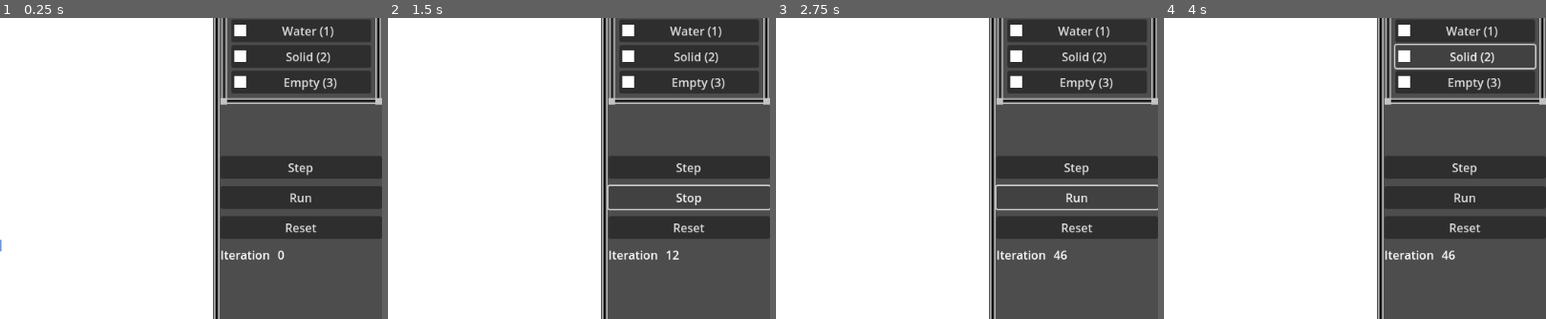
Above: before the commit, frames 1-4 (left to right).
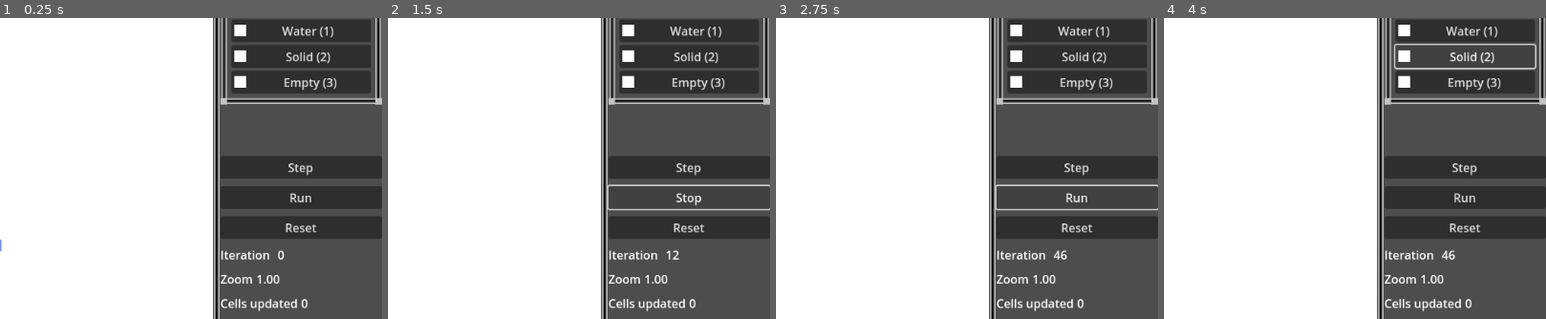
Above: after the commit, the same moments.

Repository: lycilph/GodotCreeper
Game: Godot game, scene res://FluidSimulation/fluid_simulation_node.tscn
Two runs of this game, one before a commit and one after it. Both use one fixed random seed, a clock stepped at 60 frames per second and the inputs below.
Inputs:
- Up to frame 1 (0.25 s): no input
- Up to frame 2 (1.5 s): click "Step" at 0.5 s; click "Run" at 1.25 s
- Up to frame 3 (2.75 s): click "Stop" at 2 s
- Up to frame 4 (4 s): click "Water (1)" at 2.75 s; click "Solid (2)" at 3.5 s
The pictures show only the part of the screen within x 50-100%, y 13-63%; the shares and areas given below are measured in that part.

The runs differ from the first frame. In frame 1, 0.6% of the frame differs, in the area x 57-81%, y 85-98%; in frame 2, 0.6%; in frame 3, 0.6%; in frame 4, 0.6%.

Commit message:
Misc

Diff:
--- a/TestProject/FluidSimulation/cell_renderer.gd
+++ b/TestProject/FluidSimulation/cell_renderer.gd
@@ -12,6 +12,7 @@
 
 var grid : Grid
 var tile_size : int
+var zoom_level : float
 
 
 func _ready():
@@ -70,16 +71,17 @@
 
 	for i in grid.cells.size():
 		cell = grid.cells[i]
-		if (cell.settled):
+		if (cell.fluid > 0.0 and cell.settled):
 			x = i % grid.width
 			y = i / grid.width
 			pos = Vector2(x*tile_size, y*tile_size)
 			draw_texture(settled, pos)
 
-#	for i in grid.cells.size():
-#		cell = grid.cells[i]
-#		if (cell.fluid > 0):
-#			x = i % grid.width
-#			y = i / grid.width
-#			pos = Vector2(x*tile_size, (y+1)*tile_size)
-#			draw_string(font, pos, str(cell.fluid),HORIZONTAL_ALIGNMENT_CENTER,tile_size,16,Color.BLACK)
+	if (zoom_level > 1.5):
+		for i in grid.cells.size():
+			cell = grid.cells[i]
+			if (cell.fluid > 0):
+				x = i % grid.width
+				y = i / grid.width
+				pos = Vector2(x*tile_size, (y+1)*tile_size)
+				draw_string(font,pos,str(cell.fluid),HORIZONTAL_ALIGNMENT_CENTER,tile_size,8,Color.GREEN)
--- a/TestProject/FluidSimulation/creeper_fluid_simulator.gd
+++ b/TestProject/FluidSimulation/creeper_fluid_simulator.gd
@@ -10,12 +10,13 @@
 	grid = g
 
 
-func step():
+func step() -> int:
 	grid.reset_buffer()
 	iteration += 1
 
 	var cell
 	var flow
+	var cells_updated = 0
 	for y in range(grid.height-1,-1,-1):
 		for x in grid.width:
 			cell = grid.get_cell(x,y)
@@ -25,6 +26,10 @@
 				continue
 			if (cell.fluid == 0.0):
 				continue
+#			if (cell.settled):
+#				continue
+
+			cells_updated += 1
 
 			# Flow up
 			if (cell.up != null and cell.up.type == Cell.TYPE.BLANK):
@@ -83,4 +88,14 @@
 					cell.right.buffer += flow
 					cell.add_flow(Cell.RIGHT)
 
+			# Settle/unsettle cell
+			if (cell.buffer == 0):
+				cell.settle_count += 1
+				if (cell.settle_count >= 10):
+					cell.settled = true
+			else:
+				cell.unsettle_neighbors()
+
 	grid.update(0)
+
+	return cells_updated
--- a/TestProject/FluidSimulation/fluid_simulation_node.gd
+++ b/TestProject/FluidSimulation/fluid_simulation_node.gd
@@ -4,6 +4,9 @@
 @export var selection : Sprite2D
 @export var run_button : Button
 @export var iteration_label : Label
+@export var zoom_label : Label
+@export var cells_updated_label : Label
+@export var camera : Camera2D
 
 var grid : Grid
 var simulator : CreeperFluidSimulator
@@ -41,19 +44,50 @@
 			SelectionSprite2D.EMPTY:
 				cell.type = Cell.TYPE.BLANK
 				cell.fluid = 0.0
+		cell.unsettle_neighbors()
 
 	if (running):
-		simulator.step()
+		step_simulation()
+
 	iteration_label.text = str(simulator.iteration)
+	zoom_label.text = "%.2f" % camera.zoom.x
+	renderer.zoom_level = camera.zoom.x
 
 
-func _input(event):
+func _unhandled_input(event):
 	if (event.is_action_pressed("ui_cancel")):
 		get_tree().quit()
+	if (event.is_action_pressed("run_simulation")):
+		running = !running
+		if (running):
+			run_button.text = "Stop"
+		else:
+			run_button.text = "Run"
+	if (event.is_action_pressed("step_simulation")):
+		step_simulation()
+	if (event.is_action_pressed("zoom_in")):
+		camera.zoom.x *= 1.1
+		camera.zoom.y *= 1.1
+	if (event.is_action_pressed("zoom_out")):
+		camera.zoom.x *= 0.9
+		camera.zoom.y *= 0.9
+	if (event.is_action("ui_up")):
+		camera.position.y -= 10
+	if (event.is_action("ui_down")):
+		camera.position.y += 10
+	if (event.is_action("ui_left")):
+		camera.position.x -= 10
+	if (event.is_action("ui_right")):
+		camera.position.x += 10
+
+
+func step_simulation():
+	var cells_update = simulator.step()
+	cells_updated_label.text = str(cells_update)
 
 
 func _on_step_simulation_button_pressed():
-	simulator.step()
+	step_simulation()
 
 
 func _on_run_simulation_button_pressed():
--- a/TestProject/FluidSimulation/fluid_simulation_node.tscn
+++ b/TestProject/FluidSimulation/fluid_simulation_node.tscn
@@ -8,12 +8,15 @@
 [ext_resource type="Script" path="res://FluidSimulation/Selection.gd" id="6_sdk6k"]
 [ext_resource type="Texture2D" uid="uid://lk8qb0yiwvp6" path="res://Assets/frame.png" id="7_kwvoi"]
 
-[node name="FluidSimulationNode" type="Node2D" node_paths=PackedStringArray("renderer", "selection", "run_button", "iteration_label")]
+[node name="FluidSimulationNode" type="Node2D" node_paths=PackedStringArray("renderer", "selection", "run_button", "iteration_label", "zoom_label", "cells_updated_label", "camera")]
 script = ExtResource("1_yf4e0")
 renderer = NodePath("CellRenderer")
 selection = NodePath("Selection")
 run_button = NodePath("SimulationUI/VBoxContainer/RunSimulationButton")
 iteration_label = NodePath("SimulationUI/VBoxContainer/HBoxContainer/IterationLabel")
+zoom_label = NodePath("SimulationUI/VBoxContainer/HBoxContainer2/ZoomLabel")
+cells_updated_label = NodePath("SimulationUI/VBoxContainer/HBoxContainer3/CellsUpdatedLabel")
+camera = NodePath("Camera2D")
 
 [node name="BackgroundContainer" type="MarginContainer" parent="."]
 offset_right = 820.0
@@ -144,6 +147,31 @@
 layout_mode = 2
 text = "111"
 
+[node name="HBoxContainer2" type="HBoxContainer" parent="SimulationUI/VBoxContainer"]
+layout_mode = 2
+
+[node name="ZoomTextLabel" type="Label" parent="SimulationUI/VBoxContainer/HBoxContainer2"]
+layout_mode = 2
+text = "Zoom"
+
+[node name="ZoomLabel" type="Label" parent="SimulationUI/VBoxContainer/HBoxContainer2"]
+layout_mode = 2
+text = "1.00"
+
+[node name="HBoxContainer3" type="HBoxContainer" parent="SimulationUI/VBoxContainer"]
+layout_mode = 2
+
+[node name="CellsUpdatedTextLabel" type="Label" parent="SimulationUI/VBoxContainer/HBoxContainer3"]
+layout_mode = 2
+text = "Cells updated"
+
+[node name="CellsUpdatedLabel" type="Label" parent="SimulationUI/VBoxContainer/HBoxContainer3"]
+layout_mode = 2
+text = "0"
+
+[node name="Camera2D" type="Camera2D" parent="."]
+position = Vector2(520, 410)
+
 [connection signal="pressed" from="SimulationUI/VBoxContainer/MarginContainer/MarginContainer/VBoxContainer/SelectWaterButton" to="Selection" method="_on_select_water_button_pressed"]
 [connection signal="pressed" from="SimulationUI/VBoxContainer/MarginContainer/MarginContainer/VBoxContainer/SelectSolidButton" to="Selection" method="_on_select_solid_button_pressed"]
 [connection signal="pressed" from="SimulationUI/VBoxContainer/MarginContainer/MarginContainer/VBoxContainer/SelectEmptyButton" to="Selection" method="_on_select_empty_button_pressed"]
--- a/TestProject/project.godot
+++ b/TestProject/project.godot
@@ -27,6 +27,34 @@
 
 [input]
 
+ui_left={
+"deadzone": 0.5,
+"events": [Object(InputEventKey,"resource_local_to_scene":false,"resource_name":"","device":0,"window_id":0,"alt_pressed":false,"shift_pressed":false,"ctrl_pressed":false,"meta_pressed":false,"pressed":false,"keycode":4194319,"physical_keycode":0,"key_label":0,"unicode":4194319,"echo":false,"script":null)
+, Object(InputEventJoypadButton,"resource_local_to_scene":false,"resource_name":"","device":0,"button_index":13,"pressure":0.0,"pressed":false,"script":null)
+, Object(InputEventKey,"resource_local_to_scene":false,"resource_name":"","device":-1,"window_id":0,"alt_pressed":false,"shift_pressed":false,"ctrl_pressed":false,"meta_pressed":false,"pressed":false,"keycode":0,"physical_keycode":65,"key_label":0,"unicode":97,"echo":false,"script":null)
+]
+}
+ui_right={
+"deadzone": 0.5,
+"events": [Object(InputEventKey,"resource_local_to_scene":false,"resource_name":"","device":0,"window_id":0,"alt_pressed":false,"shift_pressed":false,"ctrl_pressed":false,"meta_pressed":false,"pressed":false,"keycode":4194321,"physical_keycode":0,"key_label":0,"unicode":4194321,"echo":false,"script":null)
+, Object(InputEventJoypadButton,"resource_local_to_scene":false,"resource_name":"","device":0,"button_index":14,"pressure":0.0,"pressed":false,"script":null)
+, Object(InputEventKey,"resource_local_to_scene":false,"resource_name":"","device":-1,"window_id":0,"alt_pressed":false,"shift_pressed":false,"ctrl_pressed":false,"meta_pressed":false,"pressed":false,"keycode":0,"physical_keycode":68,"key_label":0,"unicode":100,"echo":false,"script":null)
+]
+}
+ui_up={
+"deadzone": 0.5,
+"events": [Object(InputEventKey,"resource_local_to_scene":false,"resource_name":"","device":0,"window_id":0,"alt_pressed":false,"shift_pressed":false,"ctrl_pressed":false,"meta_pressed":false,"pressed":false,"keycode":4194320,"physical_keycode":0,"key_label":0,"unicode":4194320,"echo":false,"script":null)
+, Object(InputEventJoypadButton,"resource_local_to_scene":false,"resource_name":"","device":0,"button_index":11,"pressure":0.0,"pressed":false,"script":null)
+, Object(InputEventKey,"resource_local_to_scene":false,"resource_name":"","device":-1,"window_id":0,"alt_pressed":false,"shift_pressed":false,"ctrl_pressed":false,"meta_pressed":false,"pressed":false,"keycode":0,"physical_keycode":87,"key_label":0,"unicode":119,"echo":false,"script":null)
+]
+}
+ui_down={
+"deadzone": 0.5,
+"events": [Object(InputEventKey,"resource_local_to_scene":false,"resource_name":"","device":0,"window_id":0,"alt_pressed":false,"shift_pressed":false,"ctrl_pressed":false,"meta_pressed":false,"pressed":false,"keycode":4194322,"physical_keycode":0,"key_label":0,"unicode":4194322,"echo":false,"script":null)
+, Object(InputEventJoypadButton,"resource_local_to_scene":false,"resource_name":"","device":0,"button_index":12,"pressure":0.0,"pressed":false,"script":null)
+, Object(InputEventKey,"resource_local_to_scene":false,"resource_name":"","device":-1,"window_id":0,"alt_pressed":false,"shift_pressed":false,"ctrl_pressed":false,"meta_pressed":false,"pressed":false,"keycode":0,"physical_keycode":83,"key_label":0,"unicode":115,"echo":false,"script":null)
+]
+}
 select_block_1={
 "deadzone": 0.5,
 "events": [Object(InputEventKey,"resource_local_to_scene":false,"resource_name":"","device":-1,"window_id":0,"alt_pressed":false,"shift_pressed":false,"ctrl_pressed":false,"meta_pressed":false,"pressed":false,"keycode":0,"physical_keycode":49,"key_label":0,"unicode":49,"echo":false,"script":null)
@@ -44,7 +72,7 @@
 }
 step_simulation={
 "deadzone": 0.5,
-"events": [Object(InputEventKey,"resource_local_to_scene":false,"resource_name":"","device":-1,"window_id":0,"alt_pressed":false,"shift_pressed":false,"ctrl_pressed":false,"meta_pressed":false,"pressed":false,"keycode":0,"physical_keycode":83,"key_label":0,"unicode":115,"echo":false,"script":null)
+"events": [Object(InputEventKey,"resource_local_to_scene":false,"resource_name":"","device":-1,"window_id":0,"alt_pressed":false,"shift_pressed":false,"ctrl_pressed":false,"meta_pressed":false,"pressed":false,"keycode":0,"physical_keycode":84,"key_label":0,"unicode":116,"echo":false,"script":null)
 ]
 }
 run_simulation={
@@ -52,6 +80,16 @@
 "events": [Object(InputEventKey,"resource_local_to_scene":false,"resource_name":"","device":-1,"window_id":0,"alt_pressed":false,"shift_pressed":false,"ctrl_pressed":false,"meta_pressed":false,"pressed":false,"keycode":0,"physical_keycode":82,"key_label":0,"unicode":114,"echo":false,"script":null)
 ]
 }
+zoom_in={
+"deadzone": 0.5,
+"events": [Object(InputEventMouseButton,"resource_local_to_scene":false,"resource_name":"","device":-1,"window_id":0,"alt_pressed":false,"shift_pressed":false,"ctrl_pressed":false,"meta_pressed":false,"button_mask":8,"position":Vector2(259, 8),"global_position":Vector2(263, 51),"factor":1.0,"button_index":4,"pressed":true,"double_click":false,"script":null)
+]
+}
+zoom_out={
+"deadzone": 0.5,
+"events": [Object(InputEventMouseButton,"resource_local_to_scene":false,"resource_name":"","device":-1,"window_id":0,"alt_pressed":false,"shift_pressed":false,"ctrl_pressed":false,"meta_pressed":false,"button_mask":16,"position":Vector2(334, 24),"global_position":Vector2(338, 67),"factor":1.0,"button_index":5,"pressed":true,"double_click":false,"script":null)
+]
+}
 
 [rendering]
 
